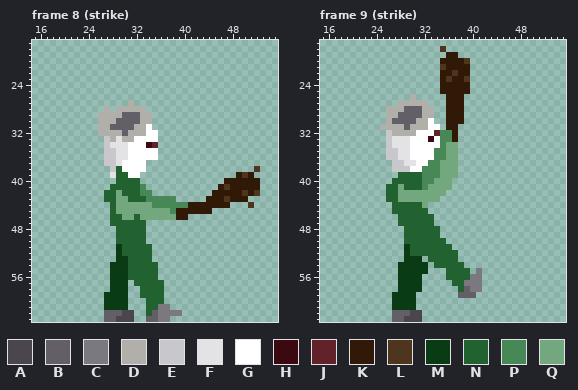
Two states of a pixel-art file, asset-sources/sprites/enemies/bob.aseprite. That is the earlier state.
64x64 pixels, 20 frames. Shown: frame 8 (strike): x 15..55, y 17..63; frame 9 (strike): x 15..55, y 17..63. The commit also changed other frames, which this record leaves out.
Palette (. is transparent): A #4b464d  B #635f66  C #7c7880  D #b1afaa  E #c8c7cc  F #e3e2e5  G #ffffff  H #3b090f  J #61222a  K #311908  L #4e351c  M #093b14  N #226130  P #488756  Q #73a87f
Pixels before, frame 8 (strike), first column x 26:
27 .....D.....................
28 .D.DDDDD...................
29 DDDDBBBDD..................
30 DDDBBBBDD..................
31 DDBBBBDDG..................
32 DDDDBDDDGG.................
33 .EDFDDGGGG.................
34 .EFFFGGGHJ.................
35 .EEFFGGGGG.................
36 .EEFFGGGGG.................
37 .EEFGGGG...................
38 ..ENGGGG..................L
39 ..FNNGG................KLK.
40 ...NNNN..............KKKKKK
41 ..NNNNNP............KLKKKKK
42 .NNQNNNPP..........KKKKKLKL
43 .NNQQNNNPPPPP.....KKKLKKK..
44 ..NQQQQQQPPPPPPKKKKKKK...L.
45 ..NQQQQQQQQQPKKKKKK........
46 ..NNQQNQQQQQQKK............
47 ..NNNNNN...................
48 ...NNNNN...................
49 ...NNNNN...................
50 ...NNNNN...................
51 ...MNNNNN..................
52 ...MNNNNN..................
53 ...MMNNNN..................
54 ..MMMNNNNN.................
55 ..MMMNNNNN.................
56 ..MMMNNNNN.................
57 ..MMM.NNNNN................
58 ..MMM..NNNN................
59 .MMMM..NNNN................
60 .MMMM...NNN................
61 .MMMM...NNCC...............
62 .BBBAA..NBCCCC.............
63 .BBAAA..BBCC...............
Pixels before, frame 9 (strike), first column x 25:
18 ..........L......
19 ...........KK....
20 ..........KKKKL..
21 ..........LKKKK..
22 ..........KKLKK..
23 ..........KLKKL..
24 ..........KKKKK..
25 ..........KKKKK..
26 .....D.....KKK...
27 ...DDDDD...KKK...
28 .DDDBBBDD..KKK...
29 .DDBBBBDD..KKK...
30 .DBBBBDDG..KKK...
31 DDDDBDDDGG.KK....
32 .EDDDDGGGJPPK....
33 .EFFFGGGHGPPK....
34 .EFFFGGGGGPQQ....
35 .EEFFGGGGPPQQ....
36 .EEFFGGGGPPQQ....
37 ..EEFFGGPPQQQ....
38 ..EEEGGPPPQQQ....
39 ...NNNNPPPQQQ....
40 ..NNNNNPPQQQ.....
41 .NNQNNNPQQQQ.....
42 .NNQQQQQQQQ......
43 .NNQQQQQQQ.......
44 ..NNNNNQ.........
45 ..NNNNNN.........
46 ...NNNNNN........
47 ...NNNNNN........
48 ....NNNNNN.......
49 ....NNNNNN.......
50 ....NNNNNNN......
51 ....MNNNNNNN.....
52 ....MNNNNNNNN....
53 ....MMM.NNNNN....
54 ...MMMMM.NNNNN...
55 ...MMMMM...NNNN.C
56 ...MMMM....NNNNCC
57 ...MMMM.....NNCCC
58 ...MMMM......NBCC
59 ..MMMM.......BBB.
60 ..MMMM...........
61 ..MMMM...........
62 ..BBBAA..........
63 ..BBAAA..........
And afterwards:
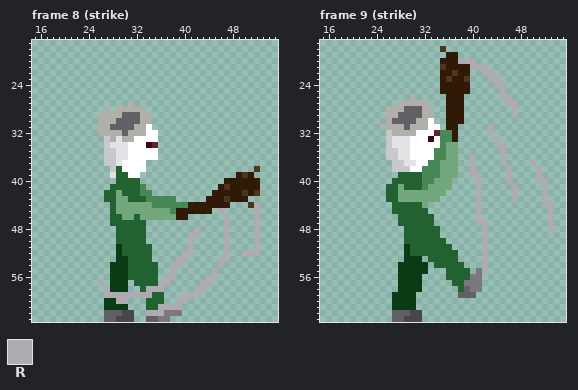
Colours new in this view: R #aeacb2
The edit:
layer "Layer 2" added
Changed rows in their new state; - is an unchanged pixel.
Frame 8 (strike), layer "Layer 2":
first column x 26:
44 --------------------------R
45 --------------------R-----R
46 ---------------------R----R
47 ---------------------R----R
48 ----------------R----R----R
49 ---------------RR----R----R
50 ---------------R-----R----R
51 ---------------R-----R----R
52 --------------RR-----R--RRR
53 -------------RR-----RR-----
54 ------------RR------R------
55 ------------R------R-------
56 -----------RR-----RR-------
57 R---------RR-----RR--------
58 -R------RRR-----RR---------
59 -RRRRRRRR-----RRR----------
60 ---RR--------RR------------
61 ----------RRRR-------------
62 --------RRR----------------
Frame 9 (strike), layer "Layer 2":
first column x 38:
20 RRR-------------
21 --RRR-----------
22 ----RR----------
23 -----RR---------
24 ------RR--------
25 -------R--------
26 -------RR-------
27 --------RR------
28 ---------R------
29 ---------R------
31 -----R----------
32 -----R----------
33 ------R---------
34 ------RR--------
35 -------R--------
36 --R----R--------
37 --R----R----R---
38 --R-----R----R--
39 --RR----R----R--
40 ---R----R----RR-
41 ---R-----R----R-
42 ---R-----R----R-
43 ---R-----R----R-
44 ---R----------RR
45 ---R-----------R
46 ---R-----------R
47 ---RR----------R
48 ----R----------R
49 ----R-----------
50 ----R-----------
51 ----R-----------
52 ----R-----------
53 ----R-----------
54 ----R-----------
55 ----R-----------
